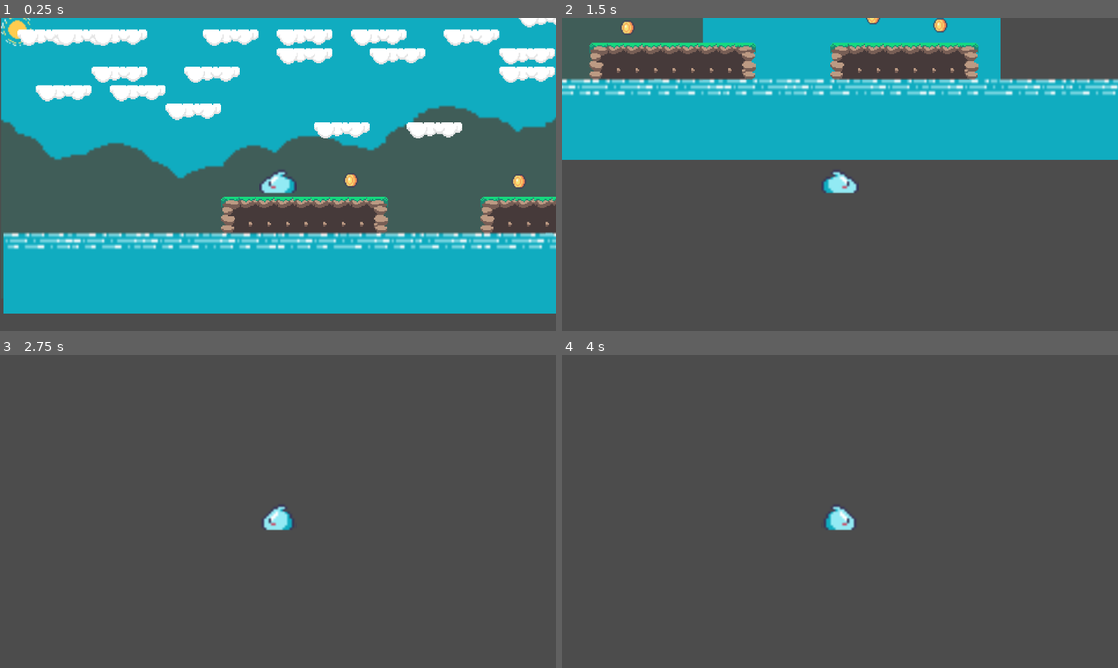
Above: before the commit, frames 1-4 (two rows, left to right).
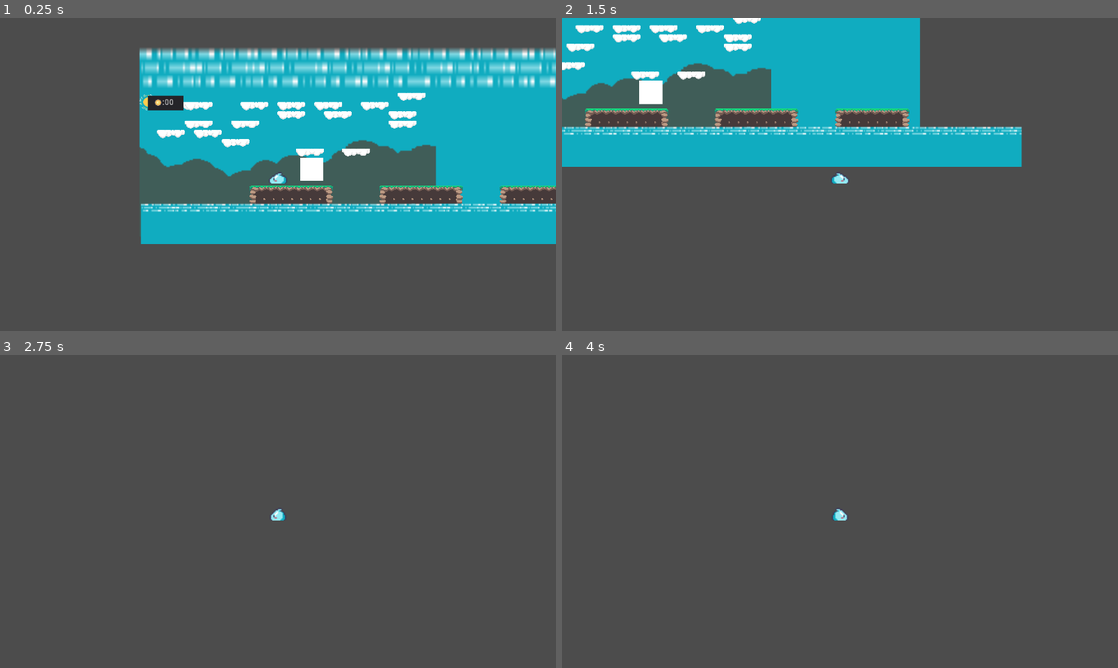
Above: after the commit, the same moments.

Repository: jlbousing/godot-experimento
Game: Godot game, scene res://Scenes/Mundo.tscn
The game is run twice, just before and just after one commit, with the same random seed, the same clock (stepped at 60 frames per second) and the same inputs.
Inputs:
- Up to frame 1 (0.25 s): no input
- Up to frame 2 (1.5 s): tap Enter (ui_accept) at 0.5, 0.77 s; hold Right (ui_right) from 0.53 s (still down)
- Up to frame 3 (2.75 s): tap Enter (ui_accept) at 1.52 s; release Right (ui_right) at 2.03 s; hold Left (ui_left) from 2.03 s (still down)
- Up to frame 4 (4 s): tap Enter (ui_accept) at 2.75, 3.02, 3.5, 3.77 s; release Left (ui_left) at 2.78 s; hold Right (ui_right) from 2.78 s (still down)

The runs differ from the first frame. In frame 1, 70% of the frame differs, in the area x 0-100%, y 0-95%; in frame 2, 29%; in frame 3, 0.3%; in frame 4, 0.3%.

Commit message:
coin spawner

Diff:
--- a/Scenes/Mundo.tscn
+++ b/Scenes/Mundo.tscn
@@ -6,7 +6,8 @@
 [ext_resource path="res://Rocky Roads/Deco/water_a_8frames.png" type="Texture" id=4]
 [ext_resource path="res://Rocky Roads/Objects/cloud_platforms.png" type="Texture" id=5]
 [ext_resource path="res://Rocky Roads/Deco/sun.png" type="Texture" id=6]
-[ext_resource path="res://Scenes/Coin.tscn" type="PackedScene" id=7]
+[ext_resource path="res://Rocky Roads/Objects/coin_gold.png" type="Texture" id=8]
+[ext_resource path="res://Scenes/Spawner.tscn" type="PackedScene" id=9]
 
 [sub_resource type="ConvexPolygonShape2D" id=1]
 points = PoolVector2Array( 0, 0, 16, 0, 16, 16, 0, 16 )
@@ -248,7 +249,7 @@
 
 [node name="Camera2D" type="Camera2D" parent="Player"]
 current = true
-zoom = Vector2( 0.25, 0.25 )
+zoom = Vector2( 0.5, 0.5 )
 
 [node name="WaterA8Frames" type="Sprite" parent="."]
 position = Vector2( 65, 44 )
@@ -260,14 +261,28 @@
 scale = Vector2( 1.85156, 2.5625 )
 texture = ExtResource( 4 )
 
-[node name="Coin" parent="." instance=ExtResource( 7 )]
-position = Vector2( 128, -30 )
-
-[node name="Coin" parent="Coin" instance=ExtResource( 7 )]
-position = Vector2( 145, 1 )
-
-[node name="Coin2" parent="Coin" instance=ExtResource( 7 )]
-position = Vector2( 357, -8 )
-
-[node name="Coin3" parent="Coin" instance=ExtResource( 7 )]
-position = Vector2( 415, -1 )
+[node name="CanvasLayer" type="CanvasLayer" parent="."]
+offset = Vector2( 0, 9 )
+transform = Transform2D( 1, 0, 0, 1, 0, 9 )
+follow_viewport_enable = true
+
+[node name="Panel" type="Panel" parent="CanvasLayer"]
+margin_left = -160.0
+margin_top = -180.0
+margin_right = -98.0
+margin_bottom = -155.0
+
+[node name="Sprite" type="Sprite" parent="CanvasLayer"]
+position = Vector2( -142, -168 )
+texture = ExtResource( 8 )
+hframes = 8
+
+[node name="Label" type="Label" parent="CanvasLayer"]
+margin_left = -135.0
+margin_top = -175.0
+margin_right = -95.0
+margin_bottom = -161.0
+text = ":00"
+
+[node name="Spawner" parent="." instance=ExtResource( 9 )]
+position = Vector2( 103, -64 )
--- /dev/null
+++ b/Scenes/Spawner.tscn
@@ -0,0 +1,27 @@
+[gd_scene load_steps=4 format=2]
+
+[ext_resource path="res://Scripts/Spawner.gd" type="Script" id=1]
+[ext_resource path="res://Scripts/TimerSpawn.gd" type="Script" id=2]
+
+[sub_resource type="RectangleShape2D" id=1]
+
+[node name="Spawner" type="Node2D"]
+
+[node name="Body2D" type="KinematicBody2D" parent="."]
+script = ExtResource( 1 )
+
+[node name="CollisionShape2D" type="CollisionShape2D" parent="Body2D"]
+position = Vector2( 19, 20 )
+shape = SubResource( 1 )
+disabled = true
+
+[node name="ColorRect" type="ColorRect" parent="Body2D"]
+margin_right = 40.0
+margin_bottom = 40.0
+
+[node name="Timer" type="Timer" parent="Body2D"]
+wait_time = 3.0
+autostart = true
+script = ExtResource( 2 )
+
+[connection signal="timeout" from="Body2D/Timer" to="Body2D/Timer" method="_on_Timer_timeout"]
--- a/Scripts/Coin2D.gd
+++ b/Scripts/Coin2D.gd
@@ -17,5 +17,5 @@
 
 
 func _on_Coin2D_body_entered(body):
-	queue_free()
+	#queue_free()
 	pass # Replace with function body.
--- /dev/null
+++ b/Scripts/Spawner.gd
@@ -0,0 +1,10 @@
+extends KinematicBody2D
+
+var speed = 0.1
+var motion = Vector2()
+var coin = preload("res://Scenes/Coin.tscn")
+
+
+func _physics_process(delta):
+	motion = Vector2(motion.x + speed,motion.y)
+	motion = move_and_slide(motion)
--- /dev/null
+++ b/Scripts/TimerSpawn.gd
@@ -0,0 +1,11 @@
+extends Timer
+
+var coin = preload("res://Scenes/Coin.tscn")
+
+onready var body2D = get_parent()
+
+
+func _on_Timer_timeout():
+	var the_coin = coin.instance()
+	the_coin.position = Vector2(body2D.position.x,body2D.position.y - 20)
+	add_child(the_coin)
Not shown: 1 places in Scenes/Mundo.tscn that only renumber resources
